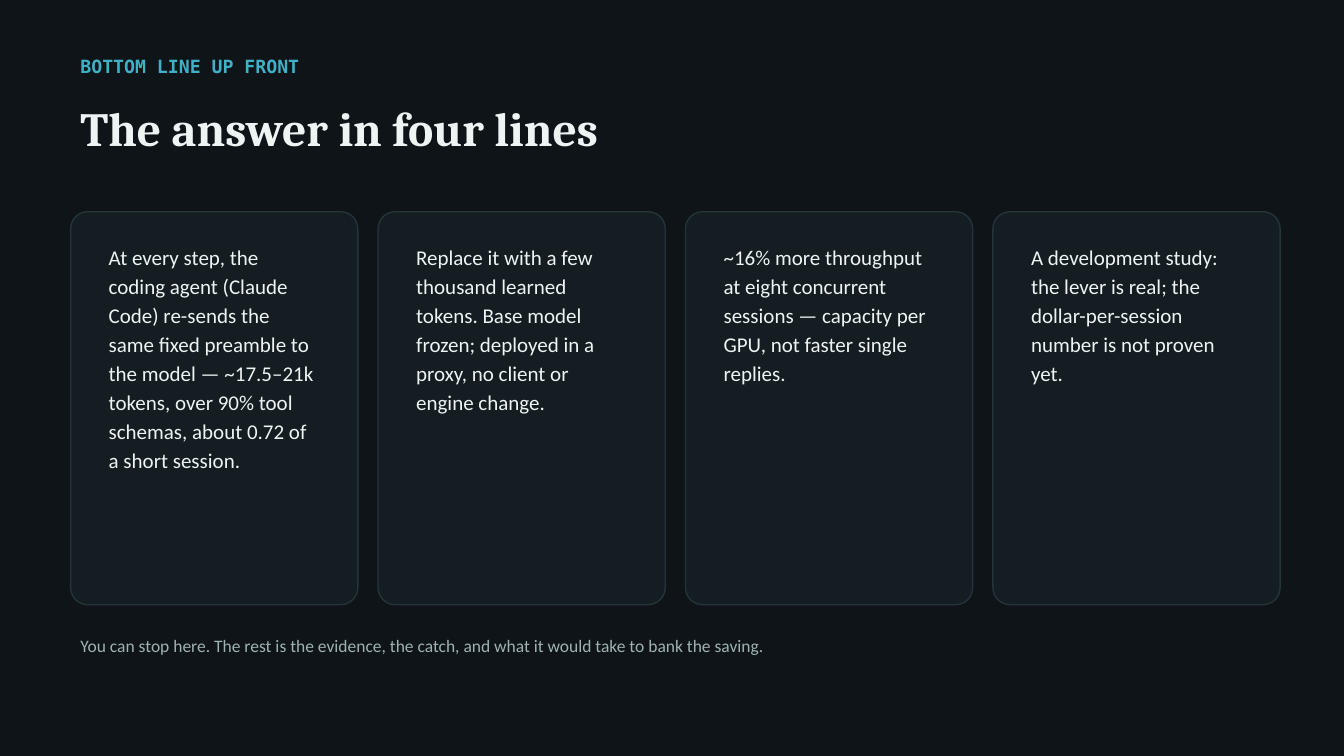
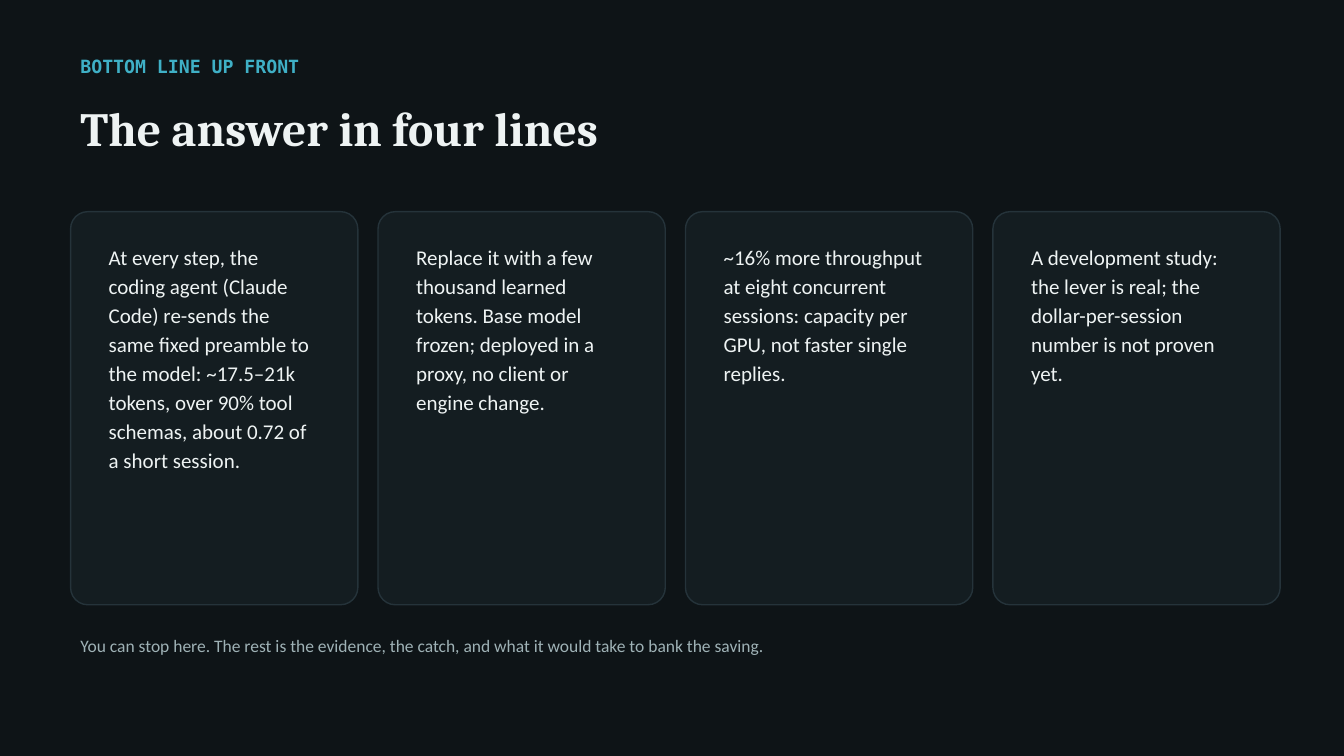
Before and after one commit to arunmenon/gisting-coding-agent, a slide deck: slide 2 of Gisting-CTO-deck.pptx. Drawn at 1344x756 pixels with LibreOffice and Linux fonts; fonts in the diff are those of the drawing. Boxes give left, top, right and bottom in pixels: in the first picture for what was removed or moved away, otherwise in the second. Text is boxed around its words. In the diff, an @@ line names an element or a change of style, - is before the commit and + after.

```diff
--- a/Gisting-CTO-deck.pptx
+++ b/Gisting-CTO-deck.pptx
@@ text at (109, 250, 309, 468): text changed @@
-At every step, the coding agent (Claude Code) re-sends the same fixed preamble to the model — ~17.5–21k tokens, over 90% tool schemas, about 0.72 of a short session.
+At every step, the coding agent (Claude Code) re-sends the same fixed preamble to the model: ~17.5–21k tokens, over 90% tool schemas, about 0.72 of a short session.
@@ text at (724, 250, 922, 385): text changed @@
-~16% more throughput at eight concurrent sessions — capacity per GPU, not faster single replies.
+~16% more throughput at eight concurrent sessions: capacity per GPU, not faster single replies.
```
Also in this commit, not shown: 9 other slides changed, 4 other files.
